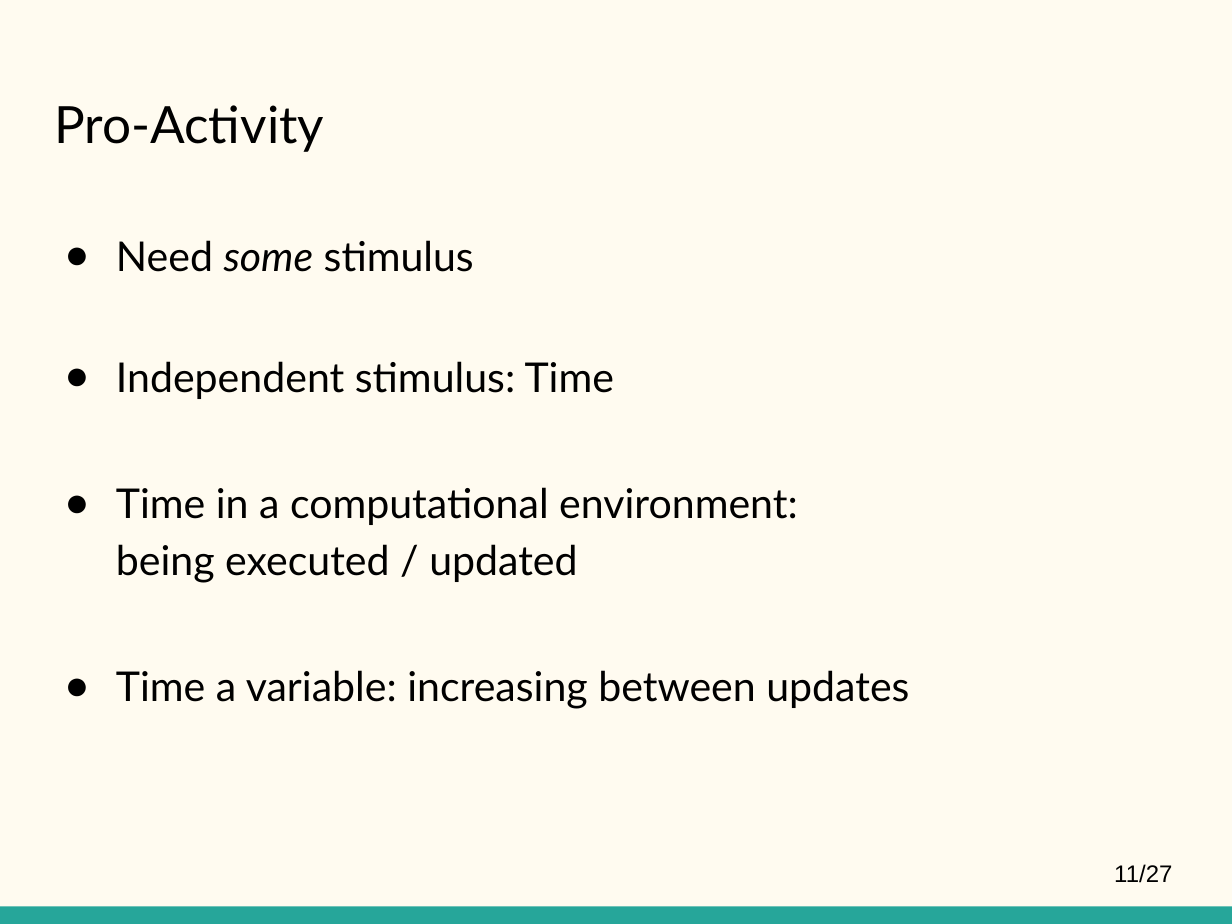
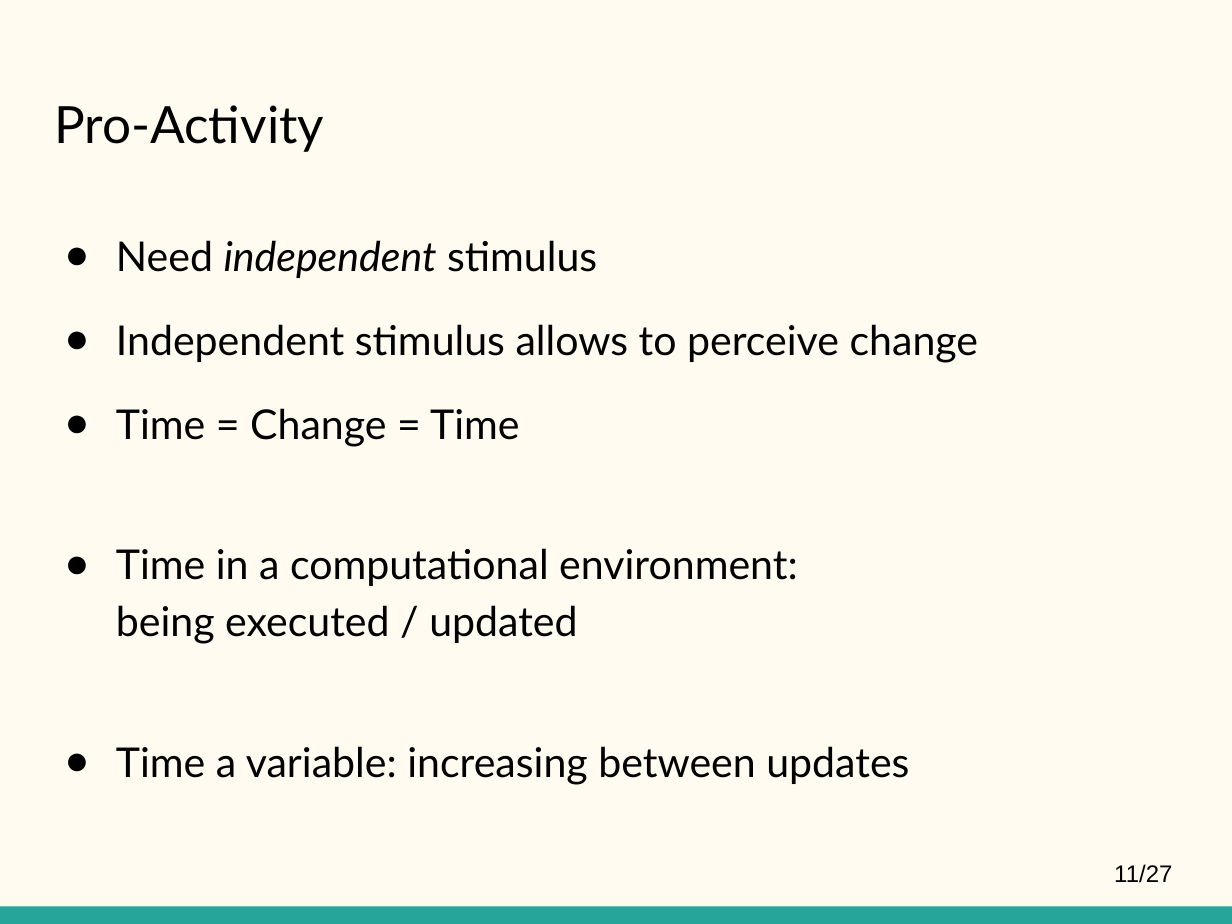
Before and after one commit to thalerjonathan/phd, a slide deck: slide 11 of presentations/ssc2017/SSC 2017.pptx. Drawn at 1232x924 pixels with LibreOffice and Linux fonts; fonts in the diff are those of the drawing. Boxes give left, top, right and bottom in pixels: in the first picture for what was removed or moved away, otherwise in the second. Text is boxed around its words. In the diff, an @@ line names an element or a change of style, - is before the commit and + after.

Commit message:
final versions of presentation for SSC 2017

```diff
--- a/presentations/ssc2017/SSC 2017.pptx
+++ b/presentations/ssc2017/SSC 2017.pptx
@@ text at (116, 240, 979, 447): text changed @@
-● Need some stimulus
-● Independent stimulus: Time
+● Need independent stimulus
+● Independent stimulus allows to perceive change
+● Time = Change = Time
```
Also in this commit, not shown: 6 other slides changed, 1 other file.
